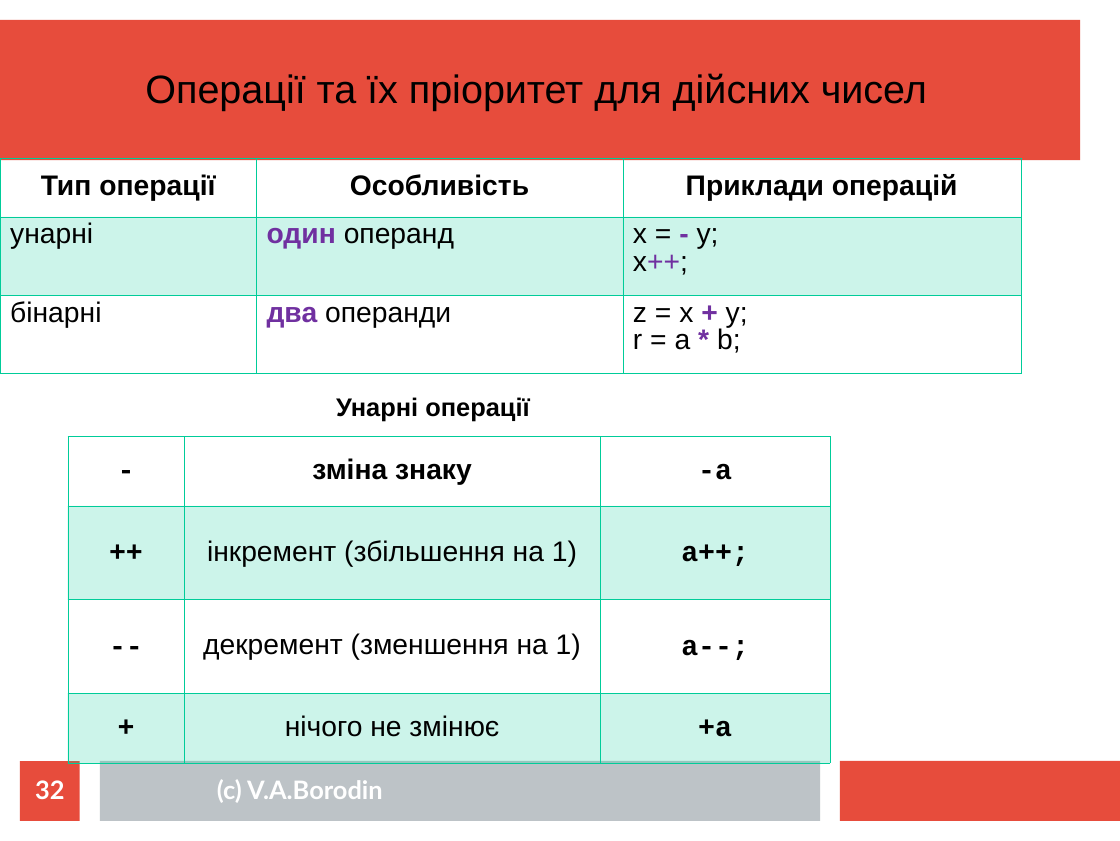
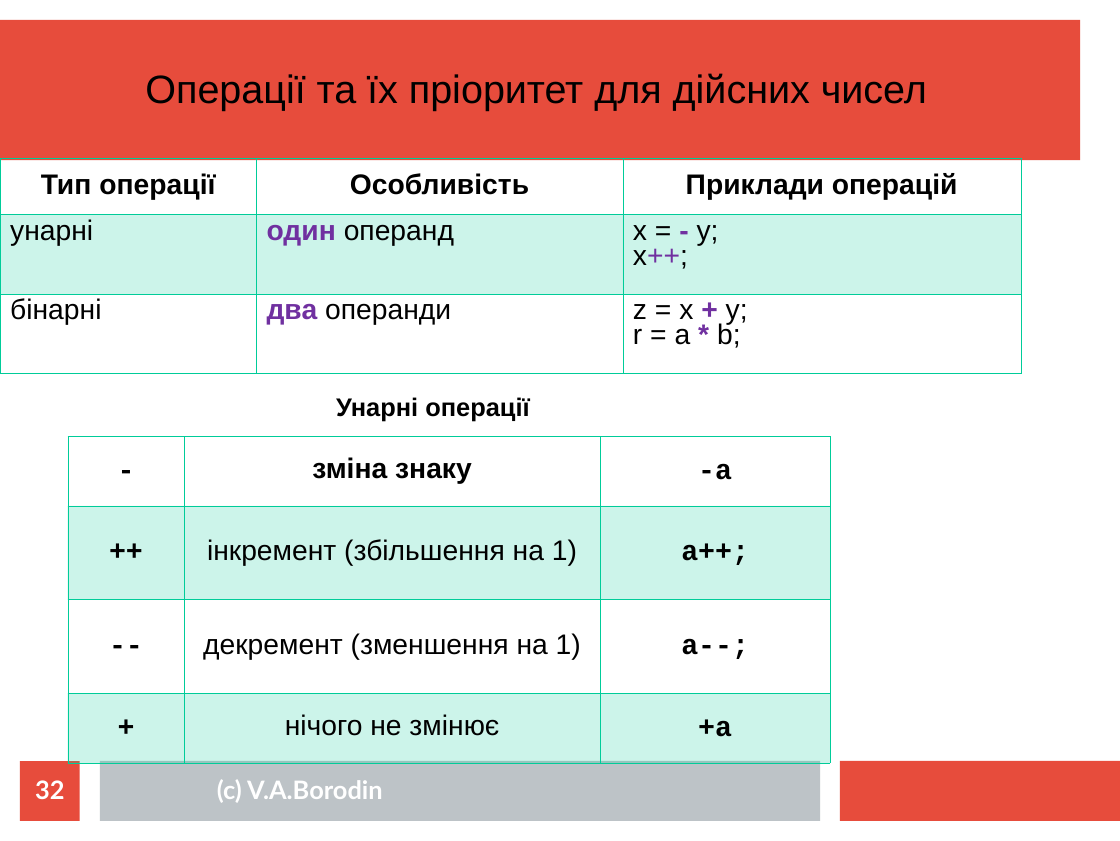
Before and after one commit to mecchmatProjects/CppCourse, a slide deck: slide 32 of Lect1/CppTutorUkr0.ppt. Drawn at 1120x841 pixels with LibreOffice and Linux fonts; fonts in the diff are those of the drawing. Boxes give left, top, right and bottom in pixels: in the first picture for what was removed or moved away, otherwise in the second. Text is boxed around its words. In the diff, an @@ line names an element or a change of style, - is before the commit and + after.

```diff
--- a/Lect1/CppTutorUkr0.ppt
+++ b/Lect1/CppTutorUkr0.ppt
@@ table at [0,159,1020,374] @@
@@ line spacing 0.87 to 0.81 @@
@@ borders changed @@
```
Also in this commit, not shown: 6 other slides changed, 7 other files.
